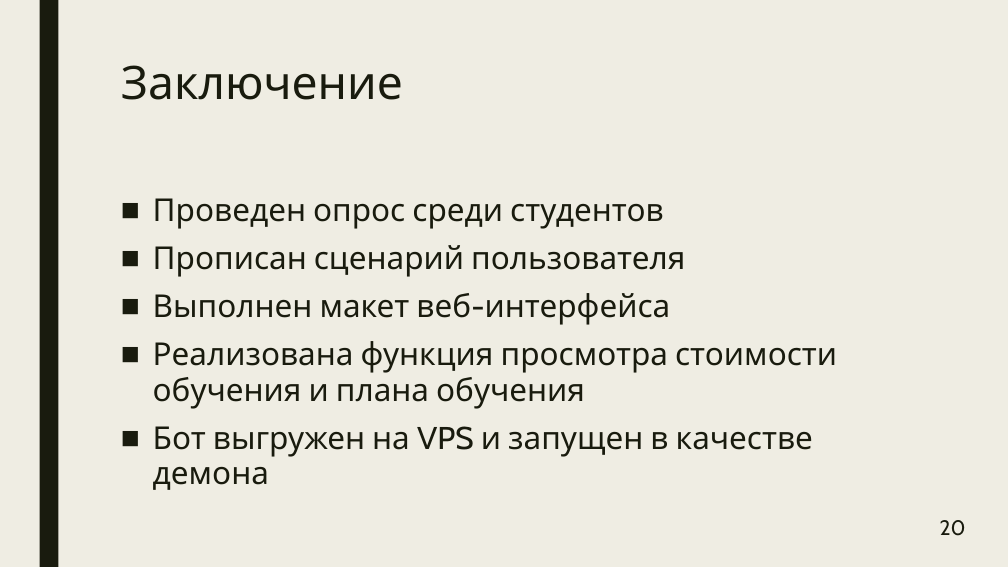
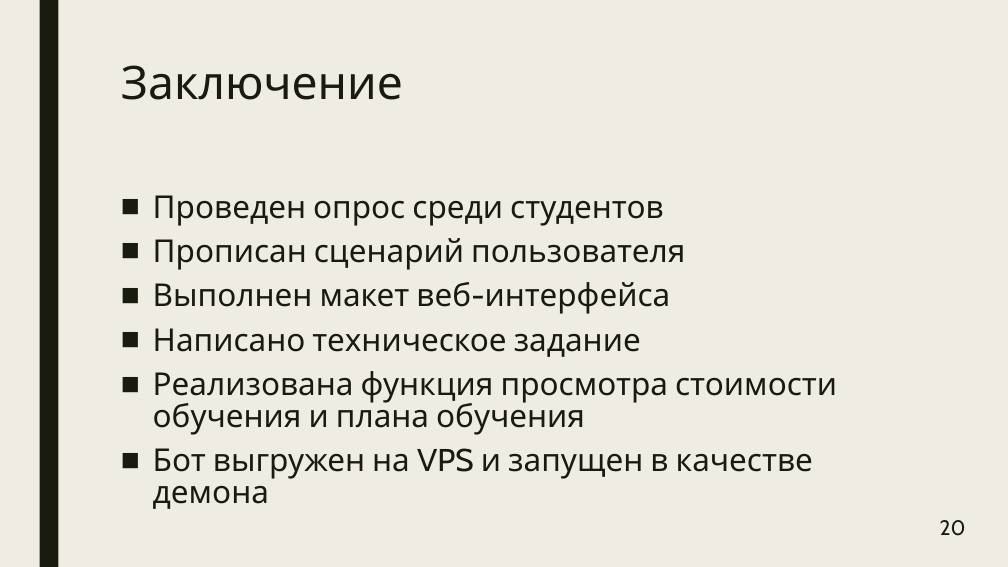
Before and after one commit to manInit/tg-info-abitur-bot, a slide deck: slide 20 of Чат-бот абитуриента.pptx. Drawn at 1008x567 pixels with LibreOffice and Linux fonts; fonts in the diff are those of the drawing. Boxes give left, top, right and bottom in pixels: in the first picture for what was removed or moved away, otherwise in the second. Text is boxed around its words. In the diff, an @@ line names an element or a change of style, - is before the commit and + after.

```diff
--- a/Чат-бот абитуриента.pptx
+++ b/Чат-бот абитуриента.pptx
@@ text at (153,195,837,479): line spacing 0.94 to 0.84 @@
@@ text at (153,328,641,357): paragraph added @@
+■ Написано техническое задание
```
Also in this commit, not shown: 2 other slides changed, 5 other files.
